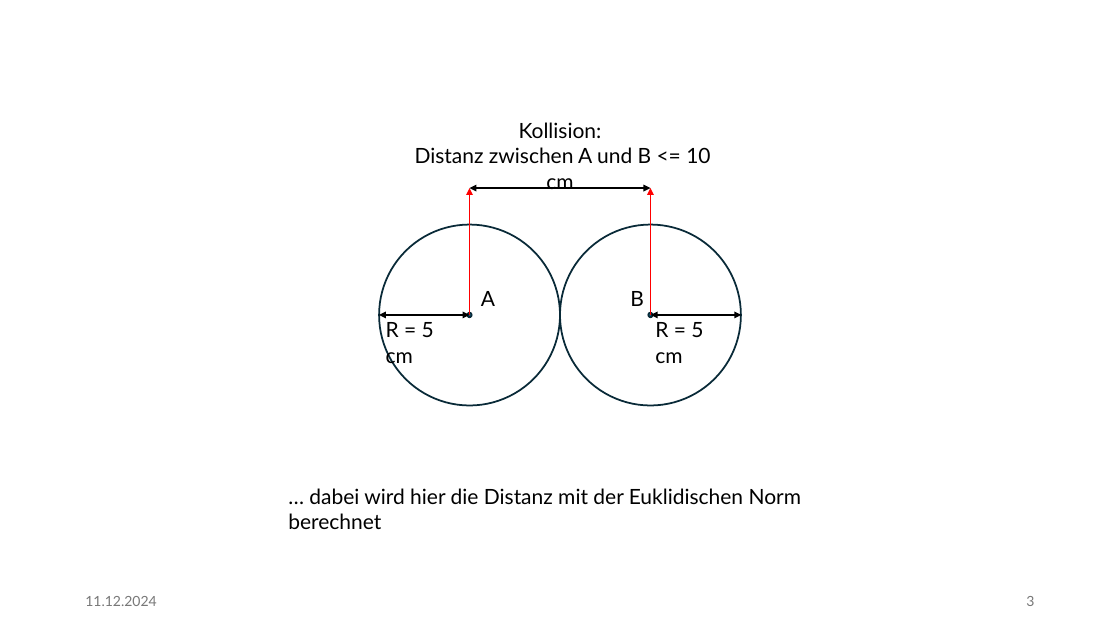
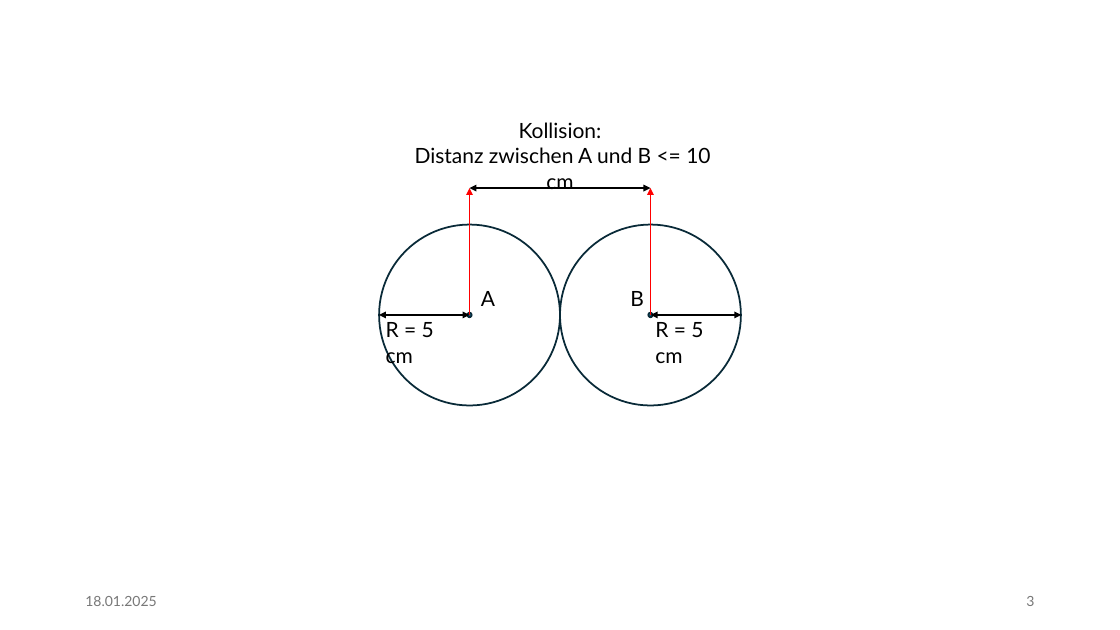
Before and after one commit to rippeddeadlift/Kollisiondetektion, a slide deck: slide 3 of Power Point/SSPS_11.12_sketch.pptx. Drawn at 1120x630 pixels with LibreOffice and Linux fonts; fonts in the diff are those of the drawing. Boxes give left, top, right and bottom in pixels: in the first picture for what was removed or moved away, otherwise in the second. Text is boxed around its words. In the diff, an @@ line names an element or a change of style, - is before the commit and + after.

```diff
--- a/Power Point/SSPS_11.12_sketch.pptx
+++ b/Power Point/SSPS_11.12_sketch.pptx
@@ text removed at box(288, 488, 802, 529) @@
-… dabei wird hier die Distanz mit der Euklidischen Norm berechnet
@@ text at box(85, 596, 156, 606): text changed @@
-11.12.2024
+18.01.2025
```
Also in this commit, not shown: 13 other slides changed, 6 other files.
